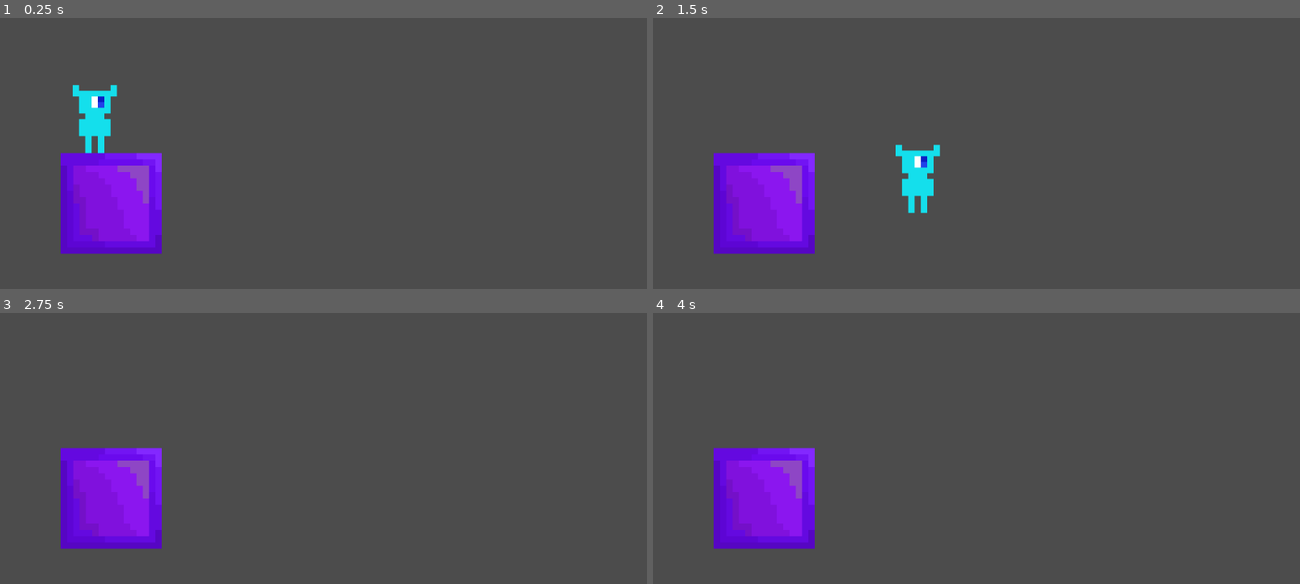
Above: before the commit, frames 1-4 (two rows, left to right).
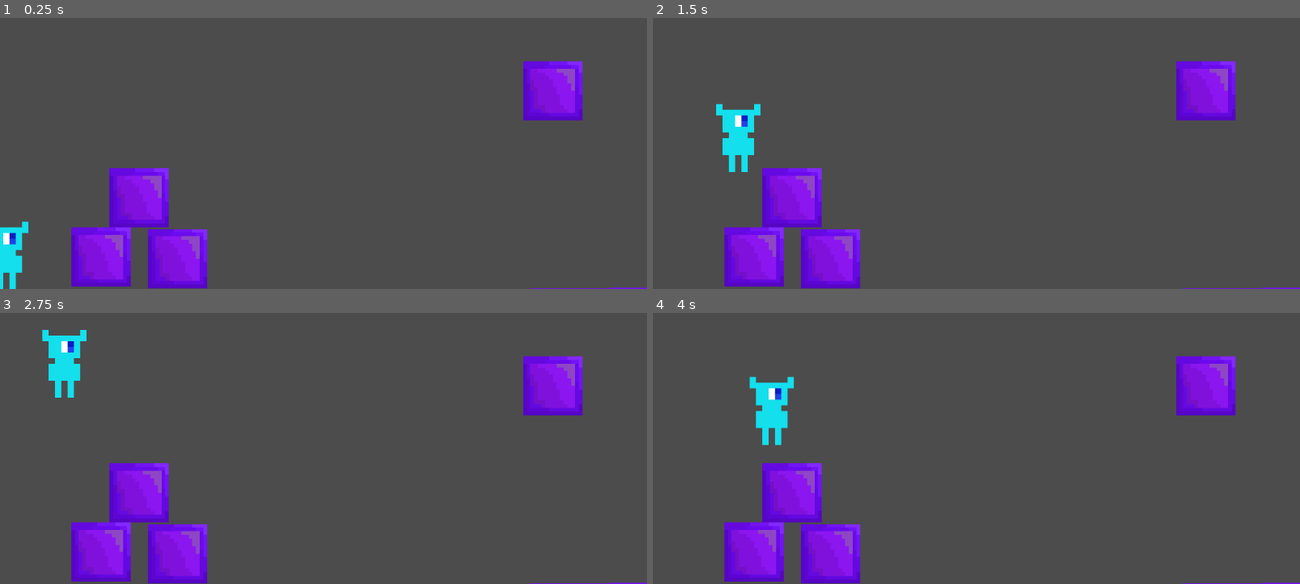
Above: after the commit, the same moments.

Repository: dan11l1324689/proekt
Game: Godot game, scene res://Node2D.tscn
Same seed, same stepped clock (60 frames per second), same inputs: the game is played once before the commit and once after it.
Inputs:
- Up to frame 1 (0.25 s): no input
- Up to frame 2 (1.5 s): tap Enter at 0.5 s; hold Space (fump) 0.53-1.28 s; hold D (right) from 0.53 s (still down); tap Space (fump) at 1.35 s
- Up to frame 3 (2.75 s): release D (right) at 2.03 s; hold A (left) from 2.03 s (still down); hold Space (fump) from 2.03 s (still down)
- Up to frame 4 (4 s): release A (left) at 2.78 s; release Space (fump) at 2.78 s; hold D (right) from 2.78 s (still down); tap Space (fump) at 2.85, 3.5 s; hold Space (fump) from 3.53 s (still down)

The runs differ from the first frame. In frame 1, 12% of the frame differs, in the area x 0-100%, y 15-100%; in frame 2, 12%, in the area x 9-100%, y 15-100%; in frame 3, 11%; in frame 4, 11%.

Commit message:
Add files via upload

Diff:
--- /dev/null
+++ b/платформер/NOVIZION.tscn
@@ -0,0 +1,9 @@
+[gd_scene load_steps=2 format=2]
+
+[sub_resource type="CircleShape2D" id=1]
+radius = 80.2247
+
+[node name="StaticBody2D" type="StaticBody2D"]
+
+[node name="CollisionShape2D" type="CollisionShape2D" parent="."]
+shape = SubResource( 1 )
--- a/платформер/Node2D.tscn
+++ b/платформер/Node2D.tscn
@@ -1,12 +1,30 @@
-[gd_scene load_steps=3 format=2]
+[gd_scene load_steps=4 format=2]
 
 [ext_resource path="res://platform.tscn" type="PackedScene" id=1]
 [ext_resource path="res://player.tscn" type="PackedScene" id=2]
+[ext_resource path="res://NOVIZION.tscn" type="PackedScene" id=3]
 
 [node name="Node2D" type="Node2D"]
 
 [node name="player" parent="." instance=ExtResource( 2 )]
-position = Vector2( 149.906, 313.956 )
+position = Vector2( 9.8844, 517.879 )
 
 [node name="StaticBody2D" parent="." instance=ExtResource( 1 )]
-position = Vector2( 176, 464 )
+position = Vector2( 219.266, 456.023 )
+
+[node name="StaticBody2D3" parent="." instance=ExtResource( 1 )]
+position = Vector2( 873.654, 285.936 )
+
+[node name="StaticBody2D4" parent="." instance=ExtResource( 1 )]
+position = Vector2( 408, 656 )
+rotation = -0.00785249
+scale = Vector2( 68.1527, 1.10671 )
+
+[node name="StaticBody2D2" parent="." instance=ExtResource( 1 )]
+position = Vector2( 158.735, 550.31 )
+
+[node name="StaticBody2D6" parent="." instance=ExtResource( 1 )]
+position = Vector2( 279.879, 552.555 )
+
+[node name="StaticBody2D5" parent="." instance=ExtResource( 3 )]
+position = Vector2( 552, 360 )
--- a/платформер/platform.tscn
+++ b/платформер/platform.tscn
@@ -3,12 +3,13 @@
 [ext_resource path="res://платформа.png" type="Texture" id=1]
 
 [sub_resource type="RectangleShape2D" id=1]
-extents = Vector2( 79.9691, 80.1396 )
+extents = Vector2( 48, 48 )
 
 [node name="StaticBody2D" type="StaticBody2D"]
 
 [node name="платформа" type="Sprite" parent="."]
-scale = Vector2( 10, 10 )
+position = Vector2( 1, -0.999997 )
+scale = Vector2( 5.875, 5.875 )
 texture = ExtResource( 1 )
 
 [node name="CollisionShape2D" type="CollisionShape2D" parent="."]
--- a/платформер/player.gd
+++ b/платформер/player.gd
@@ -6,6 +6,8 @@
 
 var accel=Vector2()
 
+var jumpForse = 500
+
 var speed = 300
 
 const GRAVETE = Vector2(0,980)
@@ -13,6 +15,8 @@
 var vert_move=0
 
 func _process(delta):
+	if Input.is_action_pressed("fump") and is_on_floor():
+		accel.y -= jumpForse
 	accel += GRAVETE * delta
 	var target_vel = 0
 	target_vel =- int(Input.is_action_pressed("left")) + int(Input.is_action_pressed("right"))
